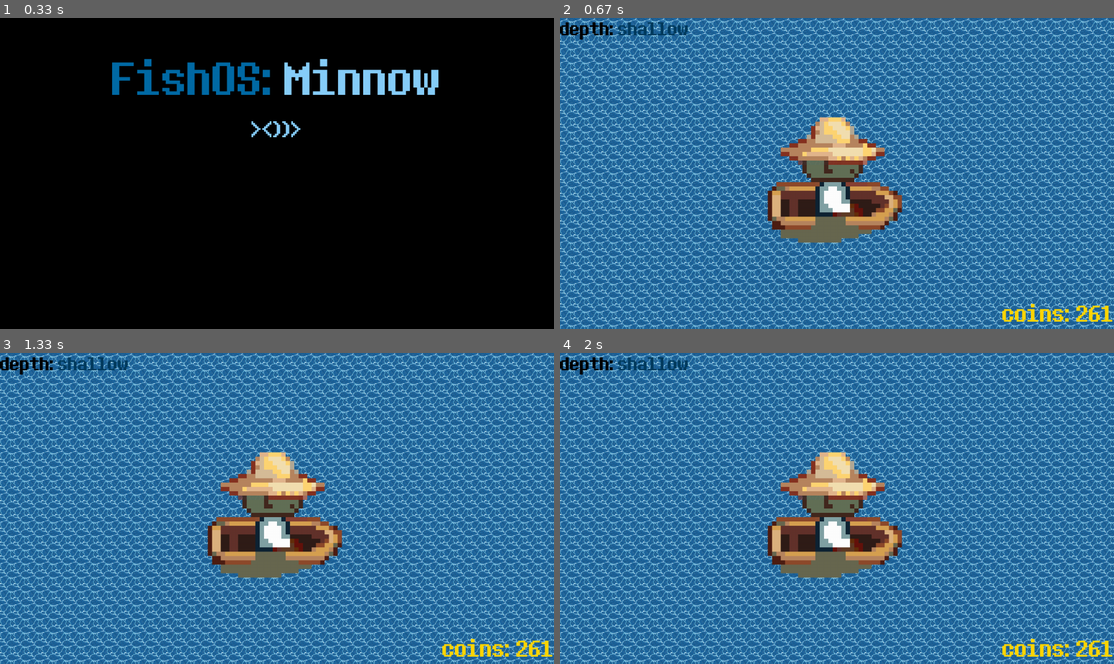
Above: before the commit, frames 1-4 (two rows, left to right).
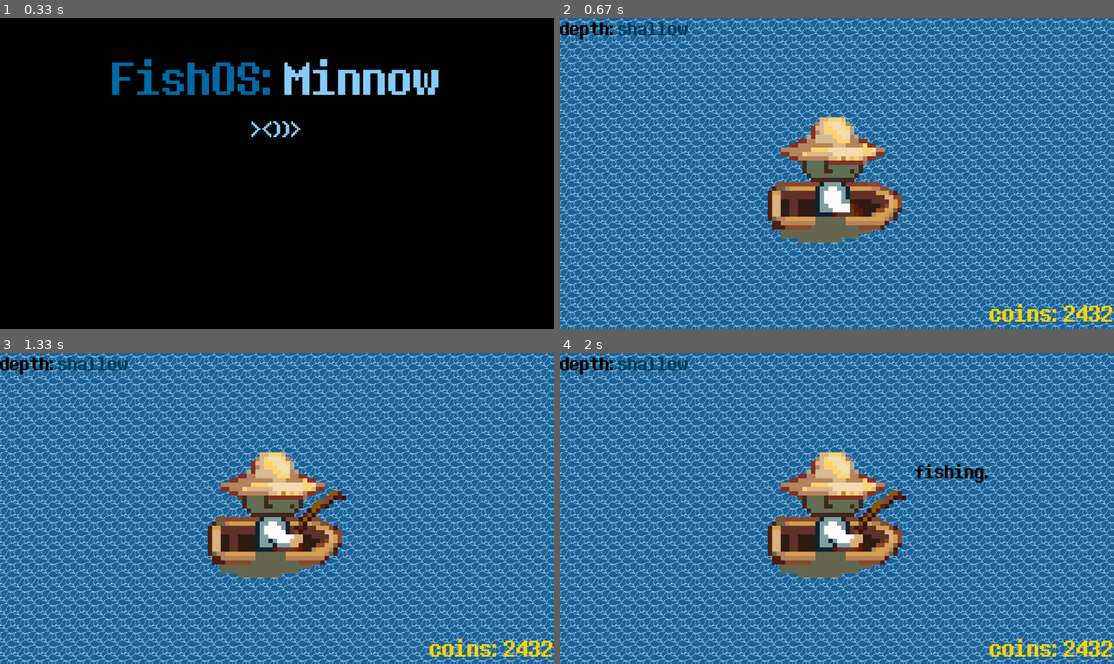
Above: after the commit, the same moments.

Repository: amLarz/FishOS-Minnow
Game: pygame game, started from Game/PygameVersion/main.py
Same seed, same stepped clock (60 frames per second), same inputs: the game is played once before the commit and once after it.
Inputs:
- Up to frame 1 (0.33 s): no input
- Up to frame 2 (0.67 s): tap Enter at 0.33 s
- Up to frame 3 (1.33 s): tap F at 0.67 s
- Up to frame 4 (2 s): no input

Frame 1 is identical in both runs. In frame 2, 0.5% of the frame differs, in the area x 77-100%, y 91-98%; in frame 3, 1.1%; in frame 4, 1.4%, in the area x 43-100%, y 35-98%.

Commit message:
feat: all sprites are added! as well as other text based outputs.

Diff:
--- a/Game/PygameVersion/fishingState.py
+++ b/Game/PygameVersion/fishingState.py
@@ -4,10 +4,16 @@
 import time
 
 from inv import store_catch
+from sprite import fish_sprite, catch_sprite
+from display import *
 
 # Setup
 BASE_DIR = os.path.dirname(os.path.abspath(__file__))
 FISH_CSV_PATH = os.path.join(BASE_DIR, "..", "Game Assets", "Fish Data", "fish.csv")
+
+# font setup
+fontPath = os.path.join(BASE_DIR, "..", "Game Assets", "determination.ttf")
+f_font = pygame.font.Font(fontPath, size = 40)
 
 
 # fish csv file
@@ -36,14 +42,25 @@
     # Keeps space for adding dots
     print("fishing", end="")
 
+    fishing_text = ["fishing"]
+
     while current_time <= time_end:
+
+        fish_sprite.draw(screen)
 
         current_time = time.monotonic()
 
         if last_tick <= current_time - 1:
+            fishing_text.append(".")
+            joined_list = "".join(fishing_text)
+            render_dots = f_font.render(joined_list, True, "black")
+
+            screen.blit(render_dots, (820, 250))
 
             last_tick += 1
             print(".", end="")
+
+        pygame.display.flip()
 
     print("")
 
@@ -89,7 +106,21 @@
     waitFish()
     # Getting the fish caught with the RNG
     selected_fish = catchRNG(fishes, depth_scope)
-    # Printing results
-    print(f"caught a {selected_fish['rarity']} {selected_fish['fish_name']} in {selected_fish['depth']} depths!")
+
+    start_time = time.monotonic()
+    end_time =start_time + 2.4
+    current_time = start_time
+
+    while current_time <= end_time:
+        current_time = time.monotonic()
+
+        fish_caught = f_font.render(f"caught an {selected_fish['rarity']} {selected_fish['fish_name']}!", True, (255, 255, 0))
+        screen.blit(fish_caught, (250, 150))
+        catch_sprite.draw(screen)
+
+        pygame.display.flip()
     # Starting storing to inventory algorithm
     store_catch(selected_fish, "fish")
+    fishing_state = False
+
+    return fishing_state
--- a/Game/PygameVersion/game.py
+++ b/Game/PygameVersion/game.py
@@ -8,6 +8,7 @@
 from fishingState import catch_fish
 from display import *
 from inv import load_inv
+from sprite import idle_sprite
 
 fishing_state = False
 
@@ -33,47 +34,19 @@
 
     fishing_state = current_state
 
-    if fishing_state == True:
-        # move to fishingState.py
-        catch_fish(DEPTH_LIST, depth_selected)
-
-    return 0
+    return fishing_state
 
 def get_coins():
     inv = load_inv()
 
     return inv["Coin Bag"]["value"]
 
-
-# sprite paths
-idle_path = os.path.join(BASE_DIR, "..", "Game Assets", "Art", "Right_Idle.png")
-fish_path = os.path.join(BASE_DIR, "..", "Game Assets", "Art", "Right_fish.png")
-catch_path = os.path.join(BASE_DIR, "..", "Game Assets", "Art", "Right_catch.png")
-
-
-
 # running and rendering the game
 def run_game():
     # setup and render
     global depth_selected
+    global fishing_state
     running = True
-
-    class Character:
-        def __init__(self, sprite, x, y):
-            # get the image from the path
-            original = pygame.image.load(sprite).convert_alpha()
-            w, h = original.get_size()
-            self.sprite = pygame.transform.scale(original, (w * 10, h * 10))
-            self.x = x
-            self.y = y
-
-        def draw(self, screen):
-            screen.blit(self.sprite, (self.x, self.y))
-
-    # sprites config
-    idle_sprite = Character(idle_path, 480, 220)
-    fish_sprite = Character(fish_path, 480, 220)
-    catch_sprite = Character(catch_path, 480, 220)
 
     # render depth meter
     depth_text = d_font.render("depth: ", True, (0, 0, 0))
@@ -114,7 +87,9 @@
                             pygame.display.flip()
 
                     else:
-                        switchState()
+                        fishing_state = switchState()
+                        if fishing_state == True:
+                            fishing_state = catch_fish(DEPTH_LIST, depth_selected)
 
                 if event.key == pygame.K_DOWN and depth_selected != 2:
                     depth_selected += 1
--- a/Game/PygameVersion/gameMenu.py
+++ b/Game/PygameVersion/gameMenu.py
@@ -120,8 +120,6 @@
                 if event.key == pygame.K_LEFT and is_inv != False:
                     is_inv = False
 
-
-
         # draw rectangle of pause screen
         pygame.draw.rect(screen, "beige", pause_rect)
         pygame.draw.rect(screen, "brown", pause_rect, 5)
--- a/Game/PygameVersion/inv.json
+++ b/Game/PygameVersion/inv.json
@@ -9,23 +9,11 @@
     "type": "item",
     "count": 1,
     "tier": 1,
-    "value": 261
-  },
-  "Mummichog": {
-    "type": "fish",
-    "count": 1,
-    "rarity": "common",
-    "value": 5
-  },
-  "Wrasse": {
-    "type": "fish",
-    "count": 1,
-    "rarity": "uncommon",
-    "value": 24
+    "value": 2432
   },
   "Sergeant Major": {
     "type": "fish",
-    "count": 1,
+    "count": 2,
     "rarity": "common",
     "value": 11
   }
--- /dev/null
+++ b/Game/PygameVersion/sprite.py
@@ -0,0 +1,27 @@
+import pygame
+import os
+
+BASE_DIR = os.path.dirname(os.path.abspath(__file__))
+
+# sprite paths
+idle_path = os.path.join(BASE_DIR, "..", "Game Assets", "Art", "Right_Idle.png")
+fish_path = os.path.join(BASE_DIR, "..", "Game Assets", "Art", "Right_fish.png")
+catch_path = os.path.join(BASE_DIR, "..", "Game Assets", "Art", "Right_catch.png")
+
+# sprite characters
+class Character:
+    def __init__(self, sprite, x, y):
+        # get the image from the path
+        original = pygame.image.load(sprite).convert_alpha()
+        w, h = original.get_size()
+        self.sprite = pygame.transform.scale(original, (w * 10, h * 10))
+        self.x = x
+        self.y = y
+
+    def draw(self, screen):
+        screen.blit(self.sprite, (self.x, self.y))
+
+# sprites config
+idle_sprite = Character(idle_path, 480, 220)
+fish_sprite = Character(fish_path, 480, 220)
+catch_sprite = Character(catch_path, 480, 220)
